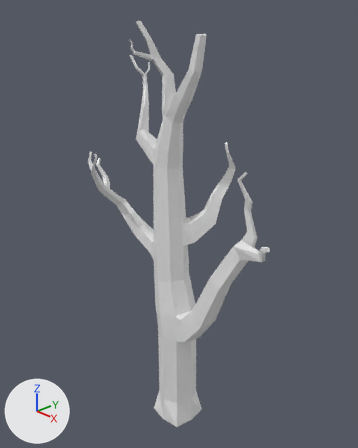
An edit to the Blender file LowPoly_Asset_Blend/D_Tree_small.blend, drawn before and after from the same camera.
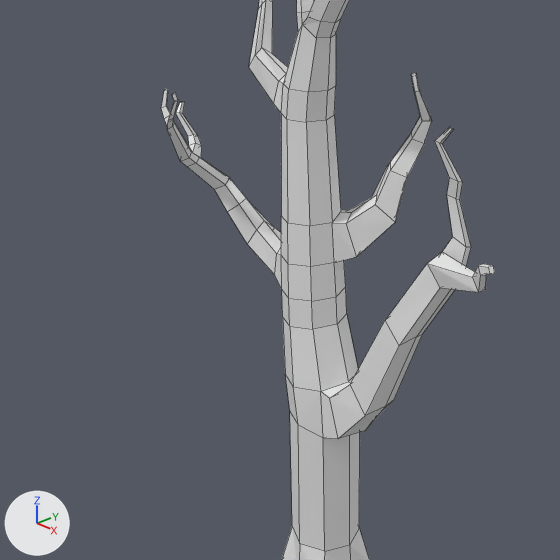
Each version is shown whole from a 50 mm lens placed at (1.179, -1.103, 1.469), pointed at (0.008, 0.0, 0.788), then close up on the part from 0% to 85% of the width and 23% to 91% of the height. Lighting does not change. The marker at lower left points along +X, +Y and +Z. The close-ups show mesh edges as thin lines.
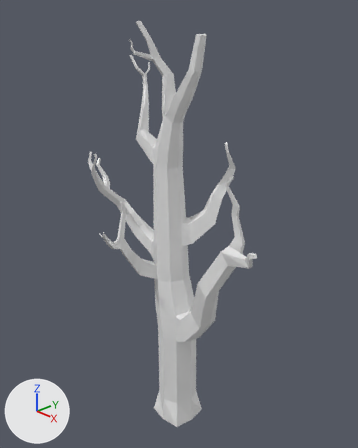
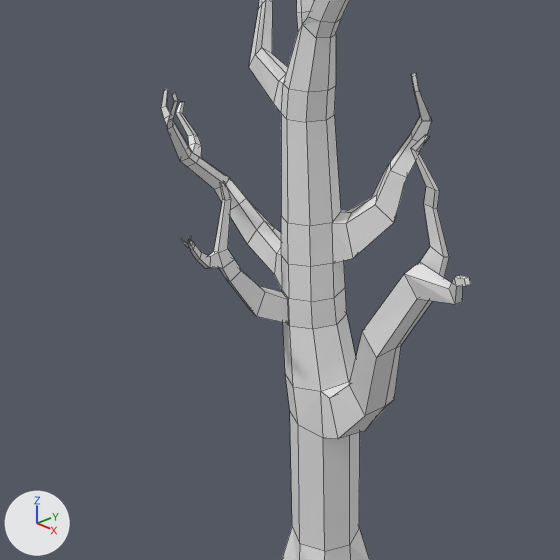
The newer file is also rescaled (x8.822), turned or shifted as a whole; pictures and numbers use the older file's frame.

What differs and where, as boxes (x1, y1, x2, y2) in the close-ups (560 x 560 px; the box of a moved part takes in the faces that stretch with it):
'Cube', reshaped
    before: (161, 0, 495, 560)
    after: (161, 0, 471, 560)
part 1 of me_cube_001, built on
    before: (282, 205, 395, 325)
    after: (181, 181, 394, 325)
part 2 of me_cube_001, moved or reshaped
    before: (350, 127, 495, 416)
    after: (349, 134, 471, 416)

The change in detail:
me_cube_001 is used by ob_cube; location (0.0, 0.0, 0.0).
me_cube_001 had 430 vertices, 428 faces and spanned x -0.37..0.44, y -0.19..0.21, z -0.05..1.45.
me_cube_001 now has 494 vertices, 492 faces and spans x -0.37..0.44, y -0.28..0.21, z -0.05..1.45.
Part 1, on me_cube_001:
1 face is deleted.
1 vertex moves from x 0.05, y 0.03, z 0.72 to x 0.05, y 0.02, z 0.72.
64 vertices are added at x -0.11..-0.04, y -0.28..-0.05, z 0.57..0.88.
65 new faces join them.
Part 2, on me_cube_001:
28 faces are deleted.
21 vertices in x 0.19..0.44, y -0.06..0.06, z 0.62..1.04 move by (0.0, -0.06, 0.0).
5 vertices in x 0.19..0.43, y -0.06..0.03, z 0.62..1.01 move by (0.0, -0.05, 0.0).
18 vertices move from x 0.13..0.42, y -0.05..0.06, z 0.51..0.91 to x 0.13..0.42, y -0.11..0.0, z 0.51..0.91.
28 new faces join them.
